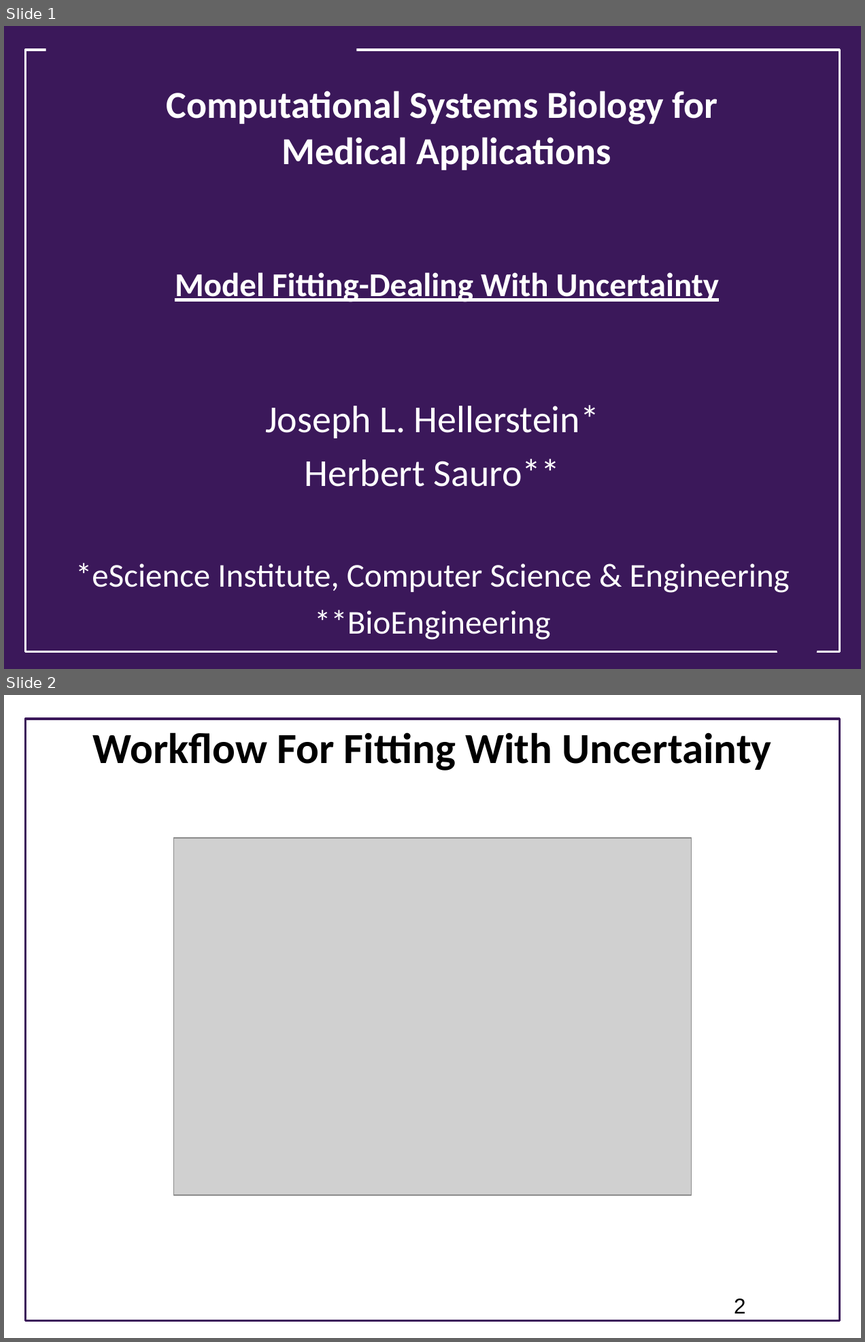
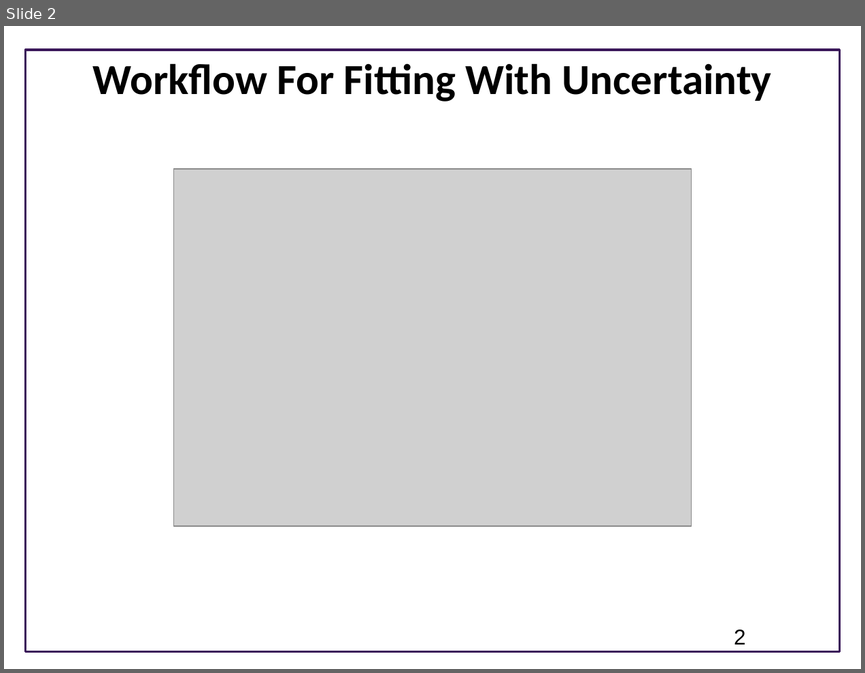
Before and after one commit to sys-bio/network-modeling-summer-school-2021, a slide deck: notebooks/Cross-Validation/Model_Fitting_Dealing_With_Uncertainty.pptx. Shown one above the other, each under a label of ours: slides 1 and 2 before the commit, slide 2 after it. The pictures are 865x1342 and 865x673 pixels, drawn with LibreOffice and Linux fonts; fonts in the diff are those of the drawing; grey boxes stand for pictures; background and template pictures are left out. Boxes give left, top, right and bottom in pixels: in the first picture for what was removed or moved away, otherwise in the second. Text is boxed around its words. In the diff, an @@ line names an element or a change of style, - is before the commit and + after.

```diff
--- a/notebooks/Cross-Validation/Model_Fitting_Dealing_With_Uncertainty.pptx
+++ b/notebooks/Cross-Validation/Model_Fitting_Dealing_With_Uncertainty.pptx
@@ slide 1 removed at (4,26,861,669), background #FFFFFF @@
@@ rectangle removed at (4,26,861,669) @@
@@ rectangle removed at (46,40,356,61) @@
@@ rectangle removed at (26,50,839,652) @@
@@ title removed at (167,91,719,302) @@
-Computational Systems Biology for
-Medical Applications
-Model Fitting-Dealing With Uncertainty
@@ subtitle removed at (75,405,789,639) @@
-Joseph L. Hellerstein*
-Herbert Sauro**
-*eScience Institute, Computer Science & Engineering
-**BioEngineering
@@ trapezoid removed at (769,620,824,658) @@
```
Also in this commit, not shown: 1 slide added, 12 other files.
